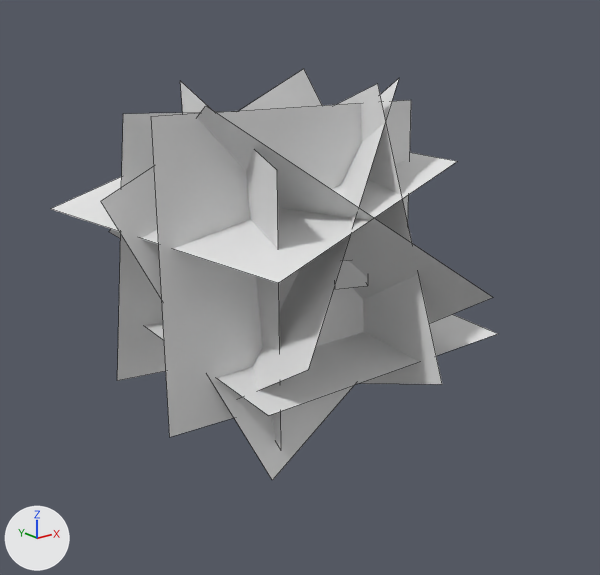
What one commit did to the OBJ model assets/mcme/models/block/apple_leaves_4.obj.
Camera for both pictures: a camera (50 mm lens) standing at (-2.09, -3.95, 1.72) and looking at (0.62, -0.56, 0.36). Lighting does not change. The marker at lower left points along +X, +Y and +Z. Mesh edges are drawn as thin lines. Where no turn or scale is listed for an object, it has been applied to the vertices. Vertices at the same position are counted once.

In view in the first picture: 'bottom', 'east', 'east.001', 'north', 'south', 'south.001', 'top', 'west', 'west.001'.
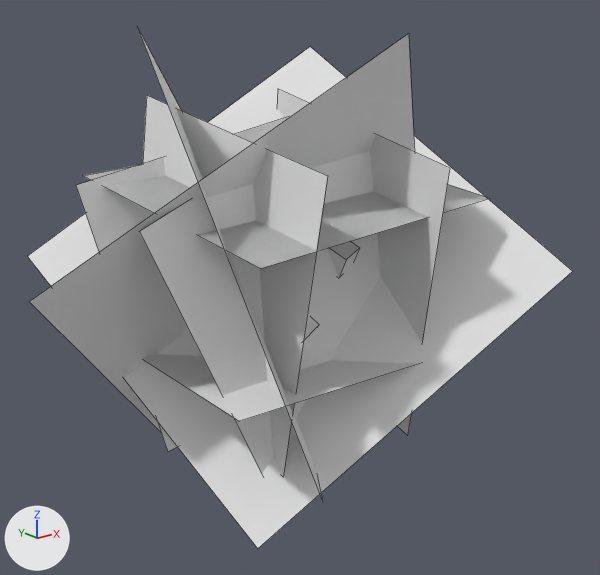
Boxes (x1, y1, x2, y2) around the edits, measured in the pictures (600 x 575 px):
'diagonal_3', added: after (28, 47, 572, 548)
'north', reshaped: before (151, 100, 411, 437); after (139, 151, 381, 474)
'diagonal_1', added: after (29, 34, 414, 432)
'east', reshaped: before (336, 84, 442, 384); after (143, 95, 327, 475)
'bottom', reshaped: before (51, 152, 457, 283); after (142, 354, 418, 421)
'top', reshaped: before (145, 314, 498, 416); after (83, 165, 490, 268)
'west', reshaped (71% wider): before (180, 81, 281, 449); after (277, 89, 450, 435)
'west.001', deleted: before (109, 106, 493, 323)
'south', reshaped: before (117, 113, 195, 381); after (76, 117, 288, 452)
'east.001', deleted: before (101, 69, 354, 480)
'south.001', deleted: before (238, 79, 399, 399)
'diagonal_2', added: after (138, 29, 323, 502)
'top.001', added: after (84, 166, 488, 269)

The change, as a list of edits to the scene's bpy script:
```text
Change me_bottom:
    where me_bottom.from_pydata(...)  # 4 vertices, 1 face; spans x -0.48..1.3, y -1.36..0.41, z 0.72..1.16
    me_bottom part 1
    me_bottom.vertices[0].co: (-0.13, -1.36, 0.72) -> (1.23, -1.33, 0.12)  # pixel (278, 283) -> not seen
    me_bottom.vertices[1].co: (-0.48, 0.09, 0.84) -> (1.29, 0.17, 0.08)  # pixel (50, 208) -> not seen
    me_bottom.vertices[2].co: (0.95, 0.41, 1.16) -> (-0.21, 0.23, 0.08)
    me_bottom.vertices[3].co: (1.3, -1.04, 1.04) -> (-0.27, -1.27, 0.11)  # pixel (457, 161) -> pixel (239, 421)
Change me_east:
    where me_east.from_pydata(...)  # 4 vertices, 1 face; spans x 0.8..0.93, y -1.45..0.46, z -0.46..1.46
    verts and faces of me_east; kept vertices keep their numbers, new ones are numbered from 4
    me_east part 2
    add delete_vertices([*range(0, 4)])  # with the faces that use them
    add verts[4] = (0.12, 0.12, 1.37)  # pixel (146, 94)
    add verts[5] = (0.13, -1.36, 1.13)  # pixel (327, 175)
    add verts[6] = (0.07, -1.13, -0.35)  # pixel (283, 477)
    add verts[7] = (0.06, 0.35, -0.11)
    add faces += [(4, 7, 6, 5)]
Change me_north:
    where me_north.from_pydata(...)  # 4 vertices, 1 face; spans x -0.34..1.16, y -0.85..-0.76, z -0.15..1.36
    verts and faces of me_north; kept vertices keep their numbers, new ones are numbered from 4
    me_north part 3
    add delete_vertices([*range(0, 4)])  # with the faces that use them
    add verts[4] = (-0.49, -0.88, 0.9)  # pixel (139, 231)
    add verts[5] = (0.91, -0.79, 1.44)
    add verts[6] = (1.45, -0.98, 0.05)
    add verts[7] = (0.05, -1.07, -0.48)
    add faces += [(4, 7, 6, 5)]
Change me_south:
    where me_south.from_pydata(...)  # 4 vertices, 1 face; spans x -0.2..1.33, y -0.27..0.06, z -0.23..1.31
    verts and faces of me_south; kept vertices keep their numbers, new ones are numbered from 4
    me_south part 4
    add delete_vertices([*range(0, 4)])  # with the faces that use them
    add verts[4] = (1.08, -0.06, 1.25)
    add verts[5] = (-0.39, -0.05, 0.97)  # pixel (75, 185)
    add verts[6] = (-0.12, -0.35, -0.48)  # pixel (167, 451)
    add verts[7] = (1.35, -0.35, -0.2)
    add faces += [(4, 7, 6, 5)]
Change me_top:
    where me_top.from_pydata(...)  # 4 vertices, 1 face; spans x -0.1..1.47, y -1.31..0.26, z 0.07..0.2
    verts and faces of me_top; kept vertices keep their numbers, new ones are numbered from 4
    me_top part 5
    add delete_vertices([*range(0, 4)])  # with the faces that use them
    add verts[4] = (-0.2, -1.33, 0.79)  # pixel (260, 268)
    add verts[5] = (-0.26, 0.16, 0.97)  # pixel (82, 175)
    add verts[6] = (1.23, 0.21, 1.07)
    add verts[7] = (1.3, -1.27, 0.88)  # pixel (490, 198)
    add faces += [(4, 7, 6, 5)]
Change me_west:
    where me_west.from_pydata(...)  # 4 vertices, 1 face; spans x 0.0..0.59, y -1.19..0.47, z -0.32..1.43
    verts and faces of me_west; kept vertices keep their numbers, new ones are numbered from 4
    me_west part 6
    add delete_vertices([*range(0, 4)])  # with the faces that use them
    add verts[4] = (0.88, -1.17, -0.37)  # pixel (407, 435)
    add verts[5] = (0.8, -1.43, 1.11)  # pixel (450, 168)
    add verts[6] = (0.94, 0.04, 1.37)  # pixel (277, 88)
    add verts[7] = (1.01, 0.3, -0.1)
    add faces += [(4, 7, 6, 5)]
Add me_top_001:
    me_top_001.from_pydata([(-0.2, -1.33, 0.79), (-0.26, 0.16, 0.97), (1.23, 0.21, 1.07), (1.3, -1.27, 0.88)], [], [(0, 1, 2, 3)])
    me_top_001.materials.append(mat_m_ac3d92fe_f5b1_a3a3_7d87_db428bb26680)  # its picture is missing
Add me_diagonal_3:
    me_diagonal_3.from_pydata([(1.27, 0.15, 1.61), (-0.46, 0.55, 0.49), (-0.16, -1.22, -0.6), (1.57, -1.62, 0.52)], [], [(2, 1, 0, 3)])
    me_diagonal_3.materials.append(mat_m_ac3d92fe_f5b1_a3a3_7d87_db428bb26680)  # its picture is missing
Add me_diagonal_2:
    me_diagonal_2.from_pydata([(-0.37, -0.73, 1.72), (0.84, 0.85, 1.06), (1.06, -0.1, -0.8), (-0.15, -1.68, -0.13)], [], [(2, 1, 0, 3)])
    me_diagonal_2.materials.append(mat_m_ac3d92fe_f5b1_a3a3_7d87_db428bb26680)  # its picture is missing
Add me_diagonal_1:
    me_diagonal_1.from_pydata([(0.75, -1.19, 1.69), (1.89, -0.25, 0.29), (0.21, 0.21, -0.76), (-0.93, -0.72, 0.64)], [], [(2, 1, 0, 3)])
    me_diagonal_1.materials.append(mat_m_ac3d92fe_f5b1_a3a3_7d87_db428bb26680)  # its picture is missing
Remove ob_east_001:
    ob_east_001 = bpy.data.objects.new('east.001', me_east_001)
Remove ob_south_001:
    ob_south_001 = bpy.data.objects.new('south.001', me_south_001)
Remove ob_west_001:
    ob_west_001 = bpy.data.objects.new('west.001', me_west_001)
Add ob_top_001:
    ob_top_001 = bpy.data.objects.new('top.001', me_top_001)
    ob_top_001.location = (0.0, 0.0, 0.0)
Add ob_diagonal_3:
    ob_diagonal_3 = bpy.data.objects.new('diagonal_3', me_diagonal_3)
    ob_diagonal_3.location = (0.0, 0.0, 0.0)
Add ob_diagonal_2:
    ob_diagonal_2 = bpy.data.objects.new('diagonal_2', me_diagonal_2)
    ob_diagonal_2.location = (0.0, 0.0, 0.0)
Add ob_diagonal_1:
    ob_diagonal_1 = bpy.data.objects.new('diagonal_1', me_diagonal_1)
    ob_diagonal_1.location = (0.0, 0.0, 0.0)
```
